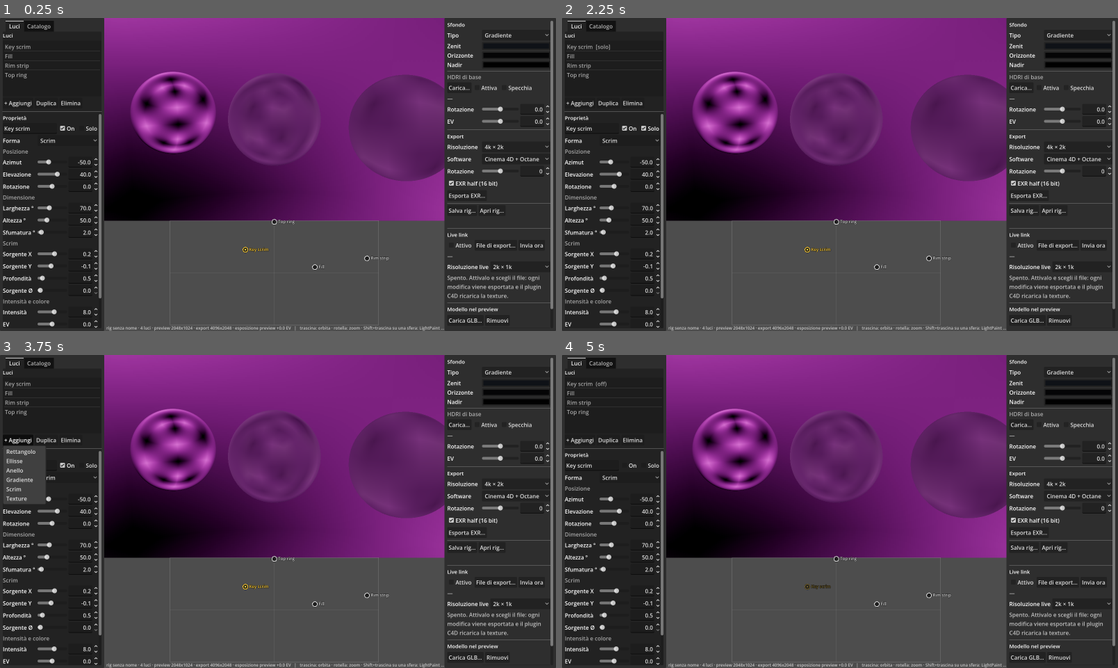
Above: before the commit, frames 1-4 (two rows, left to right).
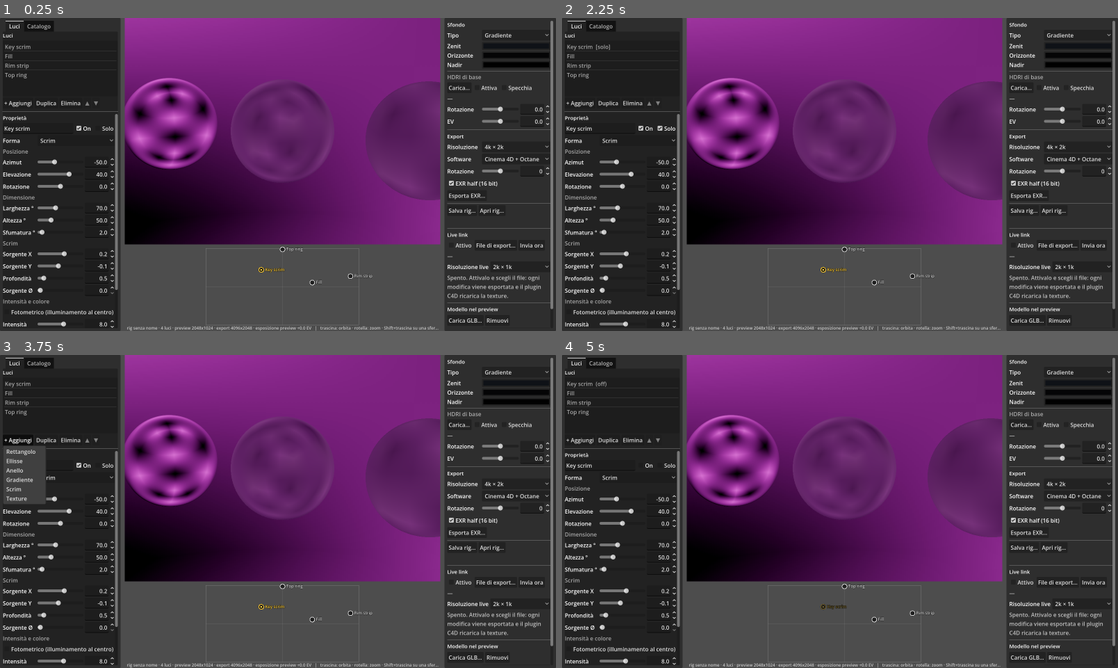
Above: after the commit, the same moments.

Repository: lignazio/hdri-studio
Game: Godot game, scene res://scenes/main.tscn
Two runs of this game, one before a commit and one after it. Both use one fixed random seed, a clock stepped at 60 frames per second and the inputs below.
Inputs:
- Up to frame 1 (0.25 s): no input
- Up to frame 2 (2.25 s): click "Duplica" at 0.5 s; click "Elimina" at 1.25 s; click "Solo" at 2 s
- Up to frame 3 (3.75 s): click "Solo" at 2.75 s; click "+ Aggiungi" at 3.5 s
- Up to frame 4 (5 s): click "On" at 4.25 s

The runs differ from the first frame. In frame 1, 15% of the frame differs, in the area x 0-80%, y 0-100%; in frame 2, 15%; in frame 3, 15%; in frame 4, 15%.
Error before the commit: Assertion failed: RenderingDevice non disponibile (headless?) (res://bake/baker.gd:36)
Error after the commit: Assertion failed: RenderingDevice non disponibile (headless?) (res://bake/baker.gd:41)

Commit message:
Fotometrico, fusione Normale, riordino, catalogo per sottocartelle, split, ID plugin
Modalità fotometrica con K misurato sul GPU nel frame locale della luce
(validato: 0.1769 sr per rect 30x20 come in Cycles). Fusione Normale e
pulsanti su/giù. Catalogo raggruppato per sottocartella con filtro a tendina.
LightPaint crea una luce se nessuna è selezionata; normali interpolate nel
picking C4D. Pannelli ridimensionabili. ID dei plugin C4D unici.

Co-Authored-By: Claude Opus 5 <noreply@anthropic.com>

Diff:
--- a/hdri_studio/bake/baker.gd
+++ b/hdri_studio/bake/baker.gd
@@ -10,6 +10,8 @@
 ## Texture array delle luci Texture: ogni immagine viene ricampionata a questa dimensione.
 const TEX_LAYER_SIZE := Vector2i(2048, 1024)
 const TEX_LAYERS := 12
+## Griglia della misura fotometrica (nel frame locale della luce).
+const MEASURE_RES := Vector2i(256, 256)
 
 var rd: RenderingDevice
 var width := 4096
@@ -28,6 +30,9 @@
 var _tex_array := RID()
 var _tex_layers := {}   # percorso → strato
 var _tex_lru: Array[String] = []
+var _measure_tex := RID()
+var _measure_set := RID()
+var _k_cache := {}      # shape_key → K
 
 
 func _init(local_device := false) -> void:
@@ -113,6 +118,7 @@
 func _upload_base(img: Image) -> void:
 	if _base_tex.is_valid():
 		rd.free_rid(_base_tex)
+	_measure_set = RID()
 	var fmt := RDTextureFormat.new()
 	fmt.width = img.get_width()
 	fmt.height = img.get_height()
@@ -217,8 +223,91 @@
 	_uniform_set = rd.uniform_set_create([u0, u1, u2, u3], _shader, 0)
 
 
+## K = ∫ w(d)·cosθ dω della luce (sr, pesato dal profilo e dall'immagine): misurato sul GPU nel
+## frame locale della luce, con cache sui parametri di forma.
+func measure_k(l: RigLight) -> float:
+	var key := l.shape_key()
+	if _k_cache.has(key):
+		return _k_cache[key]
+	_ensure_measure_set()
+	var probe := l.duplicate_light()
+	probe.photometric = false
+	probe.intensity = 1.0
+	probe.ev = 0.0
+	probe.kelvin = 6500.0
+	probe.tint = Color.WHITE
+	probe.enabled = true
+	var layer := -1
+	if probe.shape == RigLight.Shape.TEXTURE:
+		layer = texture_layer(probe.texture_path)
+	var data := PackedFloat32Array()
+	probe.pack(data, layer)
+	var bytes := data.to_byte_array()
+	rd.buffer_update(_lights_buf, 0, bytes.size(), bytes)
+	var pc := PackedFloat32Array([
+		float(MEASURE_RES.x), float(MEASURE_RES.y), 1.0, 1.0,
+		0.0, 0.0, 0.0, 0.0,
+		0.0, 0.0, 0.0, 0.0,
+		0.0, 0.0, 0.0, 1.0,
+		0.0, 1.0, 0.0, 0.0,
+	])
+	var pc_bytes := pc.to_byte_array()
+	var cl := rd.compute_list_begin()
+	rd.compute_list_bind_compute_pipeline(cl, _pipeline)
+	rd.compute_list_bind_uniform_set(cl, _measure_set, 0)
+	rd.compute_list_set_push_constant(cl, pc_bytes, pc_bytes.size())
+	@warning_ignore("integer_division")
+	rd.compute_list_dispatch(cl, (MEASURE_RES.x + 7) / 8, (MEASURE_RES.y + 7) / 8, 1)
+	rd.compute_list_end()
+	if _local:
+		rd.submit()
+		rd.sync()
+	var f := rd.texture_get_data(_measure_tex, 0).to_float32_array()
+	var k := 0.0
+	var i := 0
+	while i < f.size():
+		k += f[i]
+		i += 4
+	_k_cache[key] = k
+	return k
+
+
+func _ensure_measure_set() -> void:
+	if _measure_set.is_valid():
+		return
+	var fmt := RDTextureFormat.new()
+	fmt.width = MEASURE_RES.x
+	fmt.height = MEASURE_RES.y
+	fmt.format = RenderingDevice.DATA_FORMAT_R32G32B32A32_SFLOAT
+	fmt.usage_bits = RenderingDevice.TEXTURE_USAGE_STORAGE_BIT | RenderingDevice.TEXTURE_USAGE_CAN_COPY_FROM_BIT
+	_measure_tex = rd.texture_create(fmt, RDTextureView.new())
+	var u0 := RDUniform.new()
+	u0.uniform_type = RenderingDevice.UNIFORM_TYPE_IMAGE
+	u0.binding = 0
+	u0.add_id(_measure_tex)
+	var u1 := RDUniform.new()
+	u1.uniform_type = RenderingDevice.UNIFORM_TYPE_STORAGE_BUFFER
+	u1.binding = 1
+	u1.add_id(_lights_buf)
+	var u2 := RDUniform.new()
+	u2.uniform_type = RenderingDevice.UNIFORM_TYPE_SAMPLER_WITH_TEXTURE
+	u2.binding = 2
+	u2.add_id(_sampler)
+	u2.add_id(_base_tex)
+	var u3 := RDUniform.new()
+	u3.uniform_type = RenderingDevice.UNIFORM_TYPE_SAMPLER_WITH_TEXTURE
+	u3.binding = 3
+	u3.add_id(_sampler)
+	u3.add_id(_tex_array)
+	_measure_set = rd.uniform_set_create([u0, u1, u2, u3], _shader, 0)
+
+
 ## Esegue il bake del rig nella texture. Con calibration = true ignora le luci e disegna i marker degli assi.
 func bake(rig: LightRig, calibration := false) -> void:
+	# le luci fotometriche hanno bisogno del loro K prima del pack (la misura usa lo stesso buffer)
+	for l in rig.active_lights():
+		if l.photometric:
+			l.measured_k = measure_k(l)
 	_ensure_uniform_set()
 
 	var data := PackedFloat32Array()
@@ -266,7 +355,7 @@
 
 
 func free_resources() -> void:
-	for rid in [_uniform_set, texture, _base_tex, _tex_array, _lights_buf, _sampler, _pipeline, _shader]:
+	for rid in [_uniform_set, _measure_set, texture, _measure_tex, _base_tex, _tex_array, _lights_buf, _sampler, _pipeline, _shader]:
 		if rid.is_valid():
 			rd.free_rid(rid)
 	_uniform_set = RID()
--- a/hdri_studio/core/rig_light.gd
+++ b/hdri_studio/core/rig_light.gd
@@ -4,7 +4,9 @@
 
 enum Shape { RECT, ELLIPSE, RING, GRADIENT, SCRIM, TEXTURE }
 enum Falloff { LINEAR, SMOOTH, GAUSSIAN }
-enum Blend { ADD, MAX, MULTIPLY }
+## ADD somma (fisico), MAX massimo, MULTIPLY maschera, NORMAL copre lo sfondo dove sta (le luci dopo
+## nell'elenco coprono quelle prima).
+enum Blend { ADD, MAX, MULTIPLY, NORMAL }
 
 ## Numero di vec4 per luce nel buffer del compute shader. Deve coincidere con STRIDE in bake.glsl.
 const STRIDE := 5
@@ -23,6 +25,13 @@
 @export var falloff := Falloff.SMOOTH
 @export var intensity := 1.0
 @export_range(-10.0, 20.0) var ev := 0.0
+## Fotometrico: invece della radianza si specifica l'illuminamento E prodotto al centro della sfera
+## su una superficie rivolta verso la luce (unità arbitrarie ma coerenti fra luci: "lux"). La radianza
+## è E / K, con K = ∫ w(d)·cosθ dω misurato dal baker sulla forma reale (immagine compresa).
+@export var photometric := false
+@export var illuminance := 100.0
+## Ultimo K misurato dal baker (non serializzato).
+var measured_k := 1.0
 @export_range(1667.0, 25000.0) var kelvin := 6500.0
 @export var tint := Color.WHITE
 @export var blend := Blend.ADD
@@ -44,7 +53,16 @@
 
 
 func radiance() -> float:
+	if photometric:
+		return illuminance * pow(2.0, ev) / maxf(measured_k, 1e-9)
 	return intensity * pow(2.0, ev)
+
+
+## Chiave dei parametri da cui dipende K: se cambia, il baker rimisura.
+func shape_key() -> String:
+	return "%d|%.4f|%.4f|%.4f|%d|%.4f|%.4f|%.4f|%.4f|%.4f|%s" % [
+		shape, width, height, softness, falloff, ring_inner,
+		scrim_offset.x, scrim_offset.y, scrim_depth, scrim_source_size, texture_path]
 
 
 ## Colore lineare già moltiplicato per la radianza: è quello che entra nel bake.
@@ -73,6 +91,7 @@
 		"width": width, "height": height, "softness": softness,
 		"falloff": Falloff.keys()[falloff],
 		"intensity": intensity, "ev": ev, "kelvin": kelvin,
+		"photometric": photometric, "illuminance": illuminance,
 		"tint": [tint.r, tint.g, tint.b], "blend": Blend.keys()[blend],
 		"ring_inner": ring_inner,
 		"scrim_offset": [scrim_offset.x, scrim_offset.y],
@@ -95,6 +114,8 @@
 	l.softness = d.get("softness", l.softness)
 	l.falloff = Falloff.get(d.get("falloff", "SMOOTH"), Falloff.SMOOTH)
 	l.intensity = d.get("intensity", l.intensity)
+	l.photometric = d.get("photometric", false)
+	l.illuminance = d.get("illuminance", l.illuminance)
 	l.ev = d.get("ev", l.ev)
 	l.kelvin = d.get("kelvin", l.kelvin)
 	var t: Array = d.get("tint", [1, 1, 1])
--- a/hdri_studio/scenes/main.gd
+++ b/hdri_studio/scenes/main.gd
@@ -65,13 +65,16 @@
 # --- layout ------------------------------------------------------------------------------------
 
 func _build_layout() -> void:
-	var root := HBoxContainer.new()
+	# split trascinabili: [sinistra | [centro | destra]], centro = [preview / mappa]
+	var root := HSplitContainer.new()
 	root.set_anchors_and_offsets_preset(Control.PRESET_FULL_RECT)
-	root.add_theme_constant_override("separation", 0)
 	add_child(root)
+	var rest := HSplitContainer.new()
+	rest.size_flags_horizontal = Control.SIZE_EXPAND_FILL
 
 	# colonna sinistra: tab Luci / Catalogo
 	var left := _column(root, 300)
+	root.add_child(rest)
 	var tabs := TabContainer.new()
 	tabs.size_flags_vertical = Control.SIZE_EXPAND_FILL
 	left.add_child(tabs)
@@ -95,14 +98,19 @@
 	var center := VBoxContainer.new()
 	center.size_flags_horizontal = Control.SIZE_EXPAND_FILL
 	center.add_theme_constant_override("separation", 0)
-	root.add_child(center)
+	rest.add_child(center)
+	var vsplit := VSplitContainer.new()
+	vsplit.size_flags_vertical = Control.SIZE_EXPAND_FILL
+	center.add_child(vsplit)
 	preview = Preview3D.new()
 	preview.setup(tex_rd)
-	center.add_child(preview)
+	preview.custom_minimum_size.y = 200
+	vsplit.add_child(preview)
 	map_view = MapView.new()
-	map_view.custom_minimum_size.y = 300
+	map_view.custom_minimum_size.y = 220
+	map_view.size_flags_vertical = Control.SIZE_SHRINK_END
 	map_view.set_texture(tex_rd)
-	center.add_child(map_view)
+	vsplit.add_child(map_view)
 	status = Label.new()
 	status.add_theme_font_size_override("font_size", 12)
 	status.modulate = Color(1, 1, 1, 0.7)
@@ -111,7 +119,7 @@
 	center.add_child(status)
 
 	# colonna destra
-	var right := _column(root, 300, true)
+	var right := _column(rest, 300, true)
 	bg_panel = BackgroundPanel.new()
 	right.add_child(bg_panel)
 	right.add_child(HSeparator.new())
@@ -200,7 +208,8 @@
 
 func _column(parent: Container, width: float, scroll := false) -> VBoxContainer:
 	var panel := PanelContainer.new()
-	panel.custom_minimum_size.x = width
+	panel.custom_minimum_size.x = width * 0.8
+	panel.size_flags_horizontal = Control.SIZE_SHRINK_BEGIN
 	parent.add_child(panel)
 	var margin := MarginContainer.new()
 	for side in ["left", "right", "top", "bottom"]:
@@ -258,7 +267,12 @@
 
 func _on_paint(dir: Vector3, commit: bool) -> void:
 	if _selected < 0:
-		return
+		# nessuna luce selezionata: il LightPaint ne crea una nuova
+		var nl := RigLight.new()
+		nl.name = "Paint %d" % (rig.lights.size() + 1)
+		nl.intensity = 4.0
+		nl.softness = 1.0
+		light_list.add_and_select(nl)
 	var l: RigLight = rig.lights[_selected]
 	l.azimuth = rad_to_deg(atan2(-dir.x, dir.z))
 	l.elevation = rad_to_deg(asin(clampf(dir.y, -1.0, 1.0)))
@@ -285,6 +299,8 @@
 	if _dirty:
 		baker.bake(rig)
 		_dirty = false
+		if _selected >= 0 and rig.lights[_selected].photometric:
+			props.sync_values()
 	if _live_dirty and Time.get_ticks_msec() >= _live_deadline:
 		_live_dirty = false
 		_live_export()
--- a/hdri_studio/tools/ui_smoke.gd
+++ b/hdri_studio/tools/ui_smoke.gd
@@ -160,6 +160,81 @@
 	main.catalog.light_requested.emit(tex_path, main.catalog._defaults({"path": tex_path, "name": "furnace", "sidecar": {}}))
 	ok = ok and _check(main.rig.lights.size() == n_before + 1, "click sul catalogo aggiunge una luce")
 
+	# catalogo per sottocartelle: out/softbox/ contiene una copia
+	ok = ok and _check(main.catalog._sections.size() >= 2, "catalogo: %d sezioni (sottocartelle)" % main.catalog._sections.size())
+	var idx := -1
+	for i in main.catalog._subfolder.item_count:
+		if main.catalog._subfolder.get_item_text(i) == "softbox":
+			idx = i
+	ok = ok and _check(idx > 0, "menu sottocartelle contiene 'softbox'")
+	main.catalog._subfolder.selected = idx
+	main.catalog._apply_filter()
+	var vis := 0
+	for path in main.catalog._buttons:
+		if main.catalog._buttons[path].visible:
+			vis += 1
+	ok = ok and _check(vis == 1, "filtro per sottocartella: %d visibile" % vis)
+	main.catalog._subfolder.selected = 0
+	main.catalog._apply_filter()
+
+	# fotometrico: rect 30x20 duro → K ≈ 0.1769 sr (dal test Blender di Fase 0), E = 1 → L = 1/K
+	var pht := RigLight.new()
+	pht.name = "photo"
+	pht.shape = RigLight.Shape.RECT
+	pht.width = 30.0
+	pht.height = 20.0
+	pht.softness = 0.0
+	pht.photometric = true
+	pht.illuminance = 1.0
+	for l in main.rig.lights:
+		l.enabled = false
+	main.rig.background = LightRig.Background.BLACK
+	main.light_list.add_and_select(pht)
+	await process_frame
+	await process_frame
+	ok = ok and _check(absf(pht.measured_k - 0.1769) < 0.002, "K misurato = %.4f sr (atteso 0.1769)" % pht.measured_k)
+	var pimg: Image = main.baker.get_image()
+	var pc := pimg.get_pixel(pimg.get_width() / 2, pimg.get_height() / 2)
+	ok = ok and _check(absf(pc.r - 1.0 / pht.measured_k) < 0.01, "radianza al centro = %.3f = 1/K" % pc.r)
+	# K non dipende dalla posizione, sì dalla dimensione
+	pht.azimuth = 60.0
+	pht.elevation = -20.0
+	main._dirty = true
+	await process_frame
+	ok = ok and _check(absf(pht.measured_k - 0.1769) < 0.002, "K invariante alla posizione")
+	pht.width = 60.0
+	main._dirty = true
+	await process_frame
+	ok = ok and _check(pht.measured_k > 0.3, "K cresce con la larghezza (%.4f)" % pht.measured_k)
+
+	# fusione Normale: luce a 0.2 sopra sfondo 1.0 → 0.2 al centro
+	pht.photometric = false
+	pht.intensity = 0.2
+	pht.azimuth = 0.0
+	pht.elevation = 0.0
+	pht.blend = RigLight.Blend.NORMAL
+	main.rig.background = LightRig.Background.UNIFORM
+	main.rig.bg_horizon = Color(1, 1, 1)
+	main._dirty = true
+	await process_frame
+	var nimg: Image = main.baker.get_image()
+	var nc := nimg.get_pixel(nimg.get_width() / 2, nimg.get_height() / 2)
+	ok = ok and _check(absf(nc.r - 0.2) < 0.01, "fusione Normale copre lo sfondo: %.3f" % nc.r)
+
+	# riordino
+	var last: int = main.rig.lights.size() - 1
+	main.light_list.select(last)
+	main.light_list._move(-1)
+	ok = ok and _check(main.rig.lights[last - 1] == pht and main._selected == last - 1, "sposta su")
+	main.light_list._move(1)
+	ok = ok and _check(main.rig.lights[last] == pht, "sposta giù")
+
+	# LightPaint senza selezione crea una luce
+	main._select(-1)
+	var n0: int = main.rig.lights.size()
+	main.preview.paint.emit(Vector3(0, 0, 1), true)
+	ok = ok and _check(main.rig.lights.size() == n0 + 1 and main._selected == n0, "LightPaint senza selezione crea una luce")
+
 	print("[smoke] %s" % ("TUTTO OK" if ok else "FALLITO"))
 	quit(0 if ok else 1)
 
--- a/hdri_studio/ui/catalog_panel.gd
+++ b/hdri_studio/ui/catalog_panel.gd
@@ -16,7 +16,9 @@
 var thumbs := ThumbnailCache.new()
 var _items: Array[Dictionary] = []
 var _buttons := {}
-var _grid: GridContainer
+var _sections := {}      # sottocartella relativa → {"header": Label, "grid": GridContainer}
+var _list: VBoxContainer
+var _subfolder: OptionButton
 var _filter: LineEdit
 var _path_label: Label
 var _status: Label
@@ -43,8 +45,11 @@
 	_path_label.text_overrun_behavior = TextServer.OVERRUN_TRIM_ELLIPSIS
 	_path_label.modulate = Color(1, 1, 1, 0.7)
 	add_child(_path_label)
+	_subfolder = OptionButton.new()
+	_subfolder.item_selected.connect(func(_i: int) -> void: _apply_filter())
+	add_child(_subfolder)
 	_filter = LineEdit.new()
-	_filter.placeholder_text = "Filtra…"
+	_filter.placeholder_text = "Filtra per nome…"
 	_filter.clear_button_enabled = true
 	_filter.text_changed.connect(func(_t: String) -> void: _apply_filter())
 	add_child(_filter)
@@ -52,10 +57,9 @@
 	scroll.size_flags_vertical = Control.SIZE_EXPAND_FILL
 	scroll.horizontal_scroll_mode = ScrollContainer.SCROLL_MODE_DISABLED
 	add_child(scroll)
-	_grid = GridContainer.new()
-	_grid.columns = COLUMNS
-	_grid.size_flags_horizontal = Control.SIZE_EXPAND_FILL
-	scroll.add_child(_grid)
+	_list = VBoxContainer.new()
+	_list.size_flags_horizontal = Control.SIZE_EXPAND_FILL
+	scroll.add_child(_list)
 	_status = Label.new()
 	_status.modulate = Color(1, 1, 1, 0.7)
 	_status.autowrap_mode = TextServer.AUTOWRAP_WORD_SMART
@@ -76,19 +80,28 @@
 	folder = path
 	_path_label.text = path if path != "" else "—"
 	_path_label.tooltip_text = path
-	for c in _grid.get_children():
+	for c in _list.get_children():
 		c.queue_free()
 	_buttons.clear()
+	_sections.clear()
 	_items.clear()
+	_subfolder.clear()
+	_subfolder.add_item("Tutte le cartelle")
 	if path == "" or not DirAccess.dir_exists_absolute(path):
 		_status.text = "Scegli una cartella con i tuoi EXR/HDR."
 		return
 	_scan(path)
-	_items.sort_custom(func(a: Dictionary, b: Dictionary) -> bool: return a["name"].naturalnocasecmp_to(b["name"]) < 0)
+	# ordine: per sottocartella, poi per nome
+	_items.sort_custom(func(a: Dictionary, b: Dictionary) -> bool:
+		if a["folder"] != b["folder"]:
+			return a["folder"].naturalnocasecmp_to(b["folder"]) < 0
+		return a["name"].naturalnocasecmp_to(b["name"]) < 0)
 	for it in _items:
 		_add_button(it)
+	for sub in _sections:
+		_subfolder.add_item(sub if sub != "" else "(radice)")
 	_apply_filter()
-	_status.text = "%d immagini" % _items.size()
+	_status.text = "%d immagini in %d cartelle" % [_items.size(), _sections.size()]
 
 
 func _scan(dir_path: String) -> void:
@@ -105,7 +118,8 @@
 		if dir.current_is_dir():
 			_scan(full)
 		elif entry.get_extension().to_lower() in EXTS:
-			_items.append({"path": full, "name": entry.get_basename(), "sidecar": _sidecar(full)})
+			var rel := dir_path.trim_prefix(folder).trim_prefix("/").trim_prefix("\\")
+			_items.append({"path": full, "name": entry.get_basename(), "folder": rel, "sidecar": _sidecar(full)})
 		entry = dir.get_next()
 	dir.list_dir_end()
 
@@ -117,6 +131,22 @@
 			if d is Dictionary:
 				return d
 	return {}
+
+
+func _section_grid(sub: String) -> GridContainer:
+	if _sections.has(sub):
+		return _sections[sub]["grid"]
+	var header := Label.new()
+	header.text = sub if sub != "" else "(radice)"
+	header.add_theme_font_size_override("font_size", 13)
+	header.modulate = Color(1.0, 0.8, 0.2, 0.9)
+	_list.add_child(header)
+	var grid := GridContainer.new()
+	grid.columns = COLUMNS
+	grid.size_flags_horizontal = Control.SIZE_EXPAND_FILL
+	_list.add_child(grid)
+	_sections[sub] = {"header": header, "grid": grid}
+	return grid
 
 
 func _add_button(it: Dictionary) -> void:
@@ -131,7 +161,8 @@
 	b.custom_minimum_size = Vector2(120, 92)
 	b.size_flags_horizontal = Control.SIZE_EXPAND_FILL
 	b.pressed.connect(func() -> void: light_requested.emit(it["path"], _defaults(it)))
-	_grid.add_child(b)
+	_section_grid(it["folder"]).add_child(b)
+	b.set_meta("folder", it["folder"])
 	_buttons[it["path"]] = b
 	var tex := thumbs.request(it["path"])
 	if tex != null:
@@ -159,6 +190,18 @@
 
 func _apply_filter() -> void:
 	var q := _filter.text.strip_edges().to_lower()
+	var only := ""
+	var all_folders := _subfolder.selected <= 0
+	if not all_folders:
+		only = _sections.keys()[_subfolder.selected - 1]
+	var visible_per_section := {}
 	for path in _buttons:
 		var b: Button = _buttons[path]
-		b.visible = q == "" or b.text.to_lower().contains(q) or path.to_lower().contains(q)
+		var sub: String = b.get_meta("folder")
+		b.visible = (all_folders or sub == only) and (q == "" or b.text.to_lower().contains(q) or path.get_file().to_lower().contains(q))
+		if b.visible:
+			visible_per_section[sub] = true
+	for sub in _sections:
+		var show: bool = visible_per_section.has(sub)
+		_sections[sub]["header"].visible = show
+		_sections[sub]["grid"].visible = show
--- a/hdri_studio/ui/light_list_panel.gd
+++ b/hdri_studio/ui/light_list_panel.gd
@@ -13,6 +13,8 @@
 var _add_menu: MenuButton
 var _btn_dup: Button
 var _btn_del: Button
+var _btn_up: Button
+var _btn_down: Button
 
 const SHAPE_LABELS := ["Rettangolo", "Ellisse", "Anello", "Gradiente", "Scrim", "Texture"]
 
@@ -25,7 +27,9 @@
 	list = ItemList.new()
 	list.size_flags_vertical = Control.SIZE_EXPAND_FILL
 	list.custom_minimum_size.y = 160
-	list.item_selected.connect(func(i: int) -> void: selection_changed.emit(i))
+	list.item_selected.connect(func(i: int) -> void:
+		selection_changed.emit(i)
+		_update_buttons())
 	add_child(list)
 	var row := HBoxContainer.new()
 	add_child(row)
@@ -44,6 +48,16 @@
 	_btn_del.text = "Elimina"
 	_btn_del.pressed.connect(_on_delete)
 	row.add_child(_btn_del)
+	_btn_up = Button.new()
+	_btn_up.text = "▲"
+	_btn_up.tooltip_text = "Sposta su (le luci dopo nell'elenco coprono quelle prima con la fusione Normale)"
+	_btn_up.pressed.connect(func() -> void: _move(-1))
+	row.add_child(_btn_up)
+	_btn_down = Button.new()
+	_btn_down.text = "▼"
+	_btn_down.tooltip_text = "Sposta giù"
+	_btn_down.pressed.connect(func() -> void: _move(1))
+	row.add_child(_btn_down)
 
 
 func set_rig(r: LightRig) -> void:
@@ -61,6 +75,7 @@
 		list.select(index)
 	else:
 		list.deselect_all()
+	_update_buttons()
 
 
 func refresh() -> void:
@@ -74,8 +89,15 @@
 			txt += "  [solo]"
 		list.add_item(txt)
 	select(prev)
+	_update_buttons()
+
+
+func _update_buttons() -> void:
 	_btn_dup.disabled = rig.lights.is_empty()
 	_btn_del.disabled = rig.lights.is_empty()
+	var sel := selected_index()
+	_btn_up.disabled = sel <= 0
+	_btn_down.disabled = sel < 0 or sel >= rig.lights.size() - 1
 
 
 func _on_add(shape_id: int) -> void:
@@ -113,6 +135,21 @@
 	selection_changed.emit(rig.lights.size() - 1)
 
 
+func _move(delta: int) -> void:
+	var i := selected_index()
+	var j := i + delta
+	if i < 0 or j < 0 or j >= rig.lights.size():
+		return
+	var l: RigLight = rig.lights[i]
+	rig.lights.remove_at(i)
+	rig.lights.insert(j, l)
+	refresh()
+	select(j)
+	_update_buttons()
+	structure_changed.emit()
+	selection_changed.emit(j)
+
+
 func _on_duplicate() -> void:
 	var i := selected_index()
 	if i < 0:
--- a/hdri_studio/ui/light_properties.gd
+++ b/hdri_studio/ui/light_properties.gd
@@ -25,6 +25,8 @@
 var _gradient_rows: Array = []
 var _texture_row: HBoxContainer
 var _texture_label: Label
+var _photometric: CheckBox
+var _k_label: Label
 
 
 func _init() -> void:
@@ -97,7 +99,19 @@
 	_scrim_rows.append(_row("scrim_source_size", "Sorgente Ø", 0.0, 3.0, 0.01))
 
 	_section("Intensità e colore")
+	_photometric = CheckBox.new()
+	_photometric.text = "Fotometrico (illuminamento al centro)"
+	_photometric.tooltip_text = "La luce è definita dall'illuminamento E che produce al centro della sfera su una superficie che la guarda.\nLa radianza è E / K, con K l'angolo solido proiettato della forma (immagine compresa).\nDue luci con lo stesso E espongono allo stesso modo qualunque sia la loro dimensione."
+	_photometric.toggled.connect(func(v: bool) -> void:
+		_set_prop("photometric", v, true)
+		_update_visibility())
+	_box.add_child(_photometric)
 	_row("intensity", "Intensità", 0.01, 1000.0, 0.01, true)
+	_row("illuminance", "Illuminamento", 0.01, 100000.0, 0.01, true)
+	_k_label = Label.new()
+	_k_label.modulate = Color(1, 1, 1, 0.6)
+	_k_label.add_theme_font_size_override("font_size", 12)
+	_box.add_child(_k_label)
 	_row("ev", "EV", -10.0, 10.0, 0.1)
 	_row("kelvin", "Kelvin", 1000.0, 25000.0, 10.0)
 	var tint_row := HBoxContainer.new()
@@ -112,7 +126,7 @@
 	_tint.color_changed.connect(func(c: Color) -> void: _set_prop("tint", c, false))
 	_tint.popup_closed.connect(func() -> void: changed.emit(true))
 	tint_row.add_child(_tint)
-	_blend = _option("Fusione", ["Somma", "Massimo", "Moltiplica"], func(i: int) -> void: _set_prop("blend", i, true))
+	_blend = _option("Fusione", ["Somma", "Massimo", "Moltiplica", "Normale"], func(i: int) -> void: _set_prop("blend", i, true))
 
 	set_light(null)
 
@@ -195,6 +209,8 @@
 	_falloff.selected = l.falloff
 	_blend.selected = l.blend
 	_tint.color = l.tint
+	_photometric.button_pressed = l.photometric
+	_k_label.text = "K = %.4f sr · radianza risultante %.3f" % [l.measured_k, l.radiance()] if l.photometric else ""
 	_texture_label.text = l.texture_path.get_file() if l.texture_path != "" else "—"
 	_texture_label.tooltip_text = l.texture_path
 	_syncing = false
@@ -217,4 +233,7 @@
 	for r in _gradient_rows:
 		r.visible = light.shape == RigLight.Shape.GRADIENT
 	_texture_row.visible = light.shape == RigLight.Shape.TEXTURE
+	_rows["intensity"].visible = not light.photometric
+	_rows["illuminance"].visible = light.photometric
+	_k_label.visible = light.photometric
 	_rows["softness"].visible = light.shape != RigLight.Shape.GRADIENT
Not shown, changed: hdri_studio/bake/bake.glsl
Not shown, changed: PIANO.md
Not shown, changed: hdri_studio/README.md
Not shown, changed: hdri_studio/plugins/c4d/README.md
Not shown, changed: hdri_studio/plugins/c4d/hdri_studio_link/hdri_studio_link.pyp
